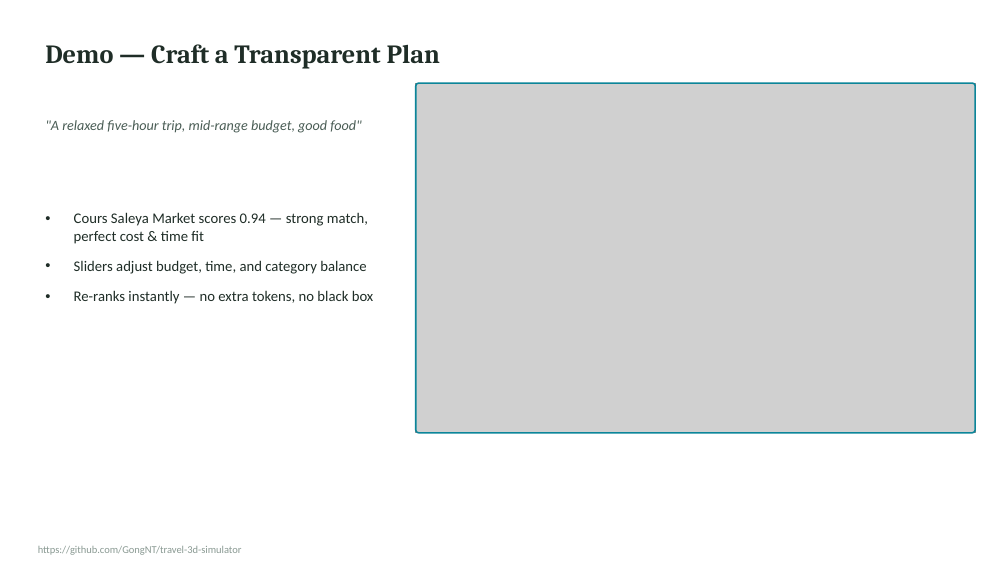
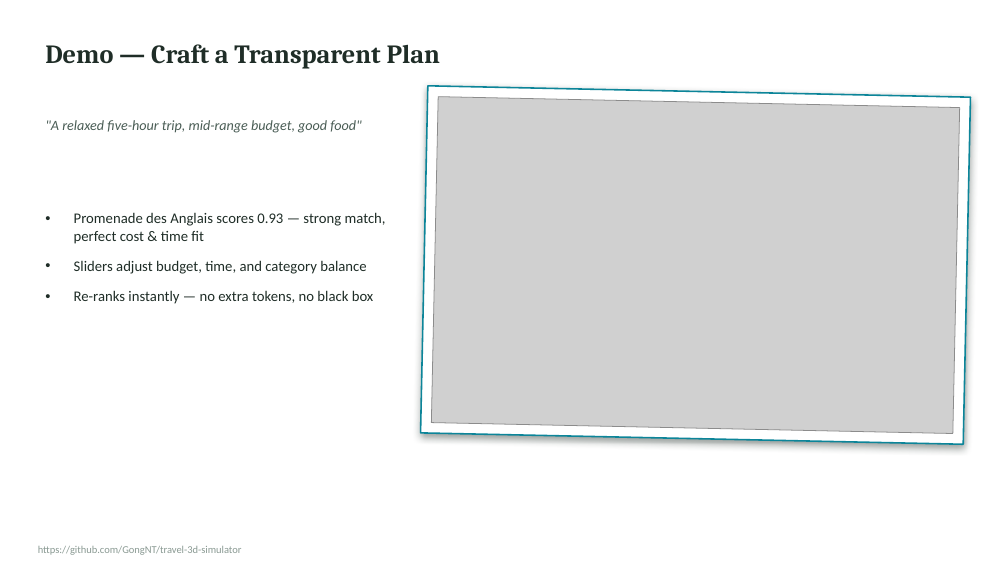
Before and after one commit to GongNT/travel-3d-simulator, a slide deck: slide 4 of report/Final_Presentation.pptx. Drawn at 1008x567 pixels with LibreOffice and Linux fonts; fonts in the diff are those of the drawing; grey boxes stand for pictures. Boxes give left, top, right and bottom in pixels: in the first picture for what was removed or moved away, otherwise in the second. Text is boxed around its words. In the diff, an @@ line names an element or a change of style, - is before the commit and + after.

Commit message:
Reconcile report and deck with recaptured screenshots and fix overlaps
Recaptured screenshots after the token pricing update show Promenade des Anglais as the top-ranked example instead of Cours Saleya Market; updates every caption and prose reference in the report and deck to match. Also fixes several title/body text overlaps and stale content introduced when the deck was reformatted in Google Slides.

```diff
--- a/report/Final_Presentation.pptx
+++ b/report/Final_Presentation.pptx
@@ rounded rectangle removed at (416, 83, 975, 433) @@
@@ rectangle added at (421, 86, 971, 444), fill #FFFFFF, outline #0C8599 1.5 pt @@
@@ picture at (431, 97, 960, 433): rotation 0 to 1 degrees @@
@@ text at (74, 212, 386, 244): text changed @@
-• Cours Saleya Market scores 0.94 — strong match, perfect cost & time fit
+• Promenade des Anglais scores 0.93 — strong match, perfect cost & time fit
```
Also in this commit, not shown: 9 other slides changed, 8 other files.
